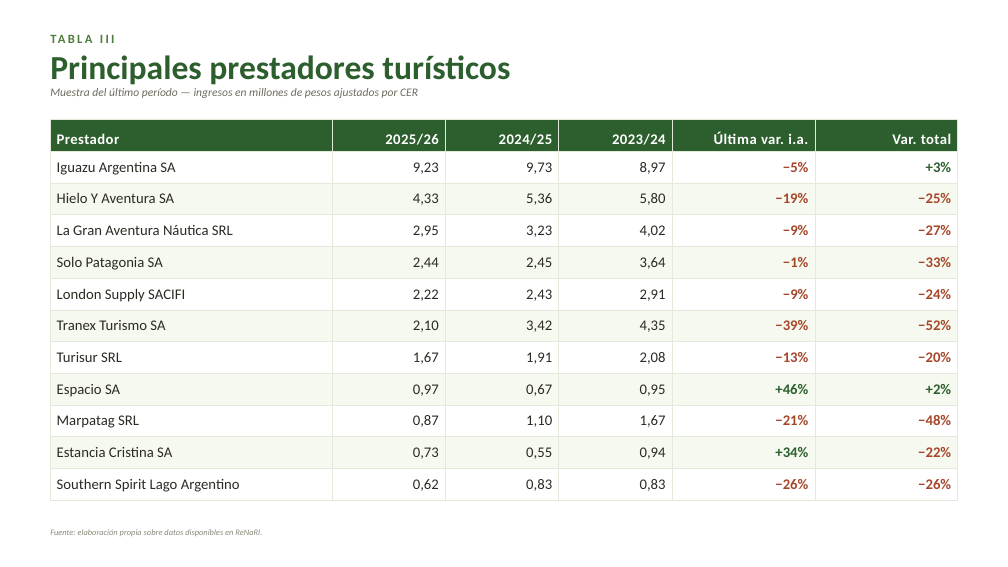
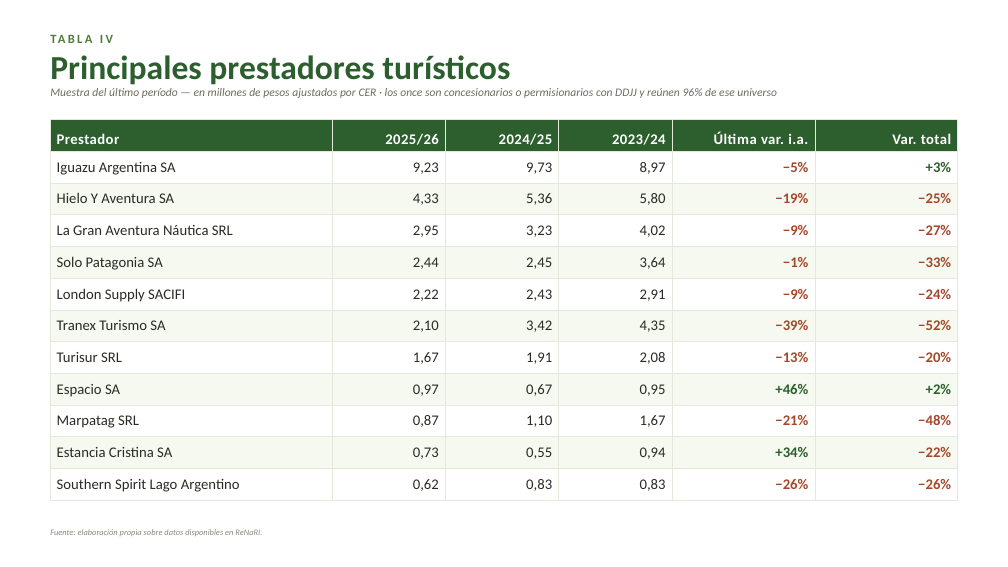
Before and after one commit to FFA-Argentina/ingresos-APN, a slide deck: slide 7 of Informe_Cobranzas_trienal_sep26.pptx (slide 6 before the commit). Drawn at 1008x567 pixels with LibreOffice and Linux fonts; fonts in the diff are those of the drawing. Boxes give left, top, right and bottom in pixels: in the first picture for what was removed or moved away, otherwise in the second. Text is boxed around its words. In the diff, an @@ line names an element or a change of style, - is before the commit and + after.

```diff
--- a/Informe_Cobranzas_trienal_sep26.pptx
+++ b/Informe_Cobranzas_trienal_sep26.pptx
@@ text at (x1=51, y1=32, x2=958, y2=46): text changed @@
-TABLA III
+TABLA IV
@@ text at (x1=50, y1=88, x2=777, y2=98): text changed @@
-Muestra del último período — ingresos en millones de pesos ajustados por CER
+Muestra del último período — en millones de pesos ajustados por CER · los once son concesionarios o permisionarios con DDJJ y reúnen 96% de ese universo
```
Also in this commit, not shown: 7 other slides changed, 2 slides added, 4 other files.
